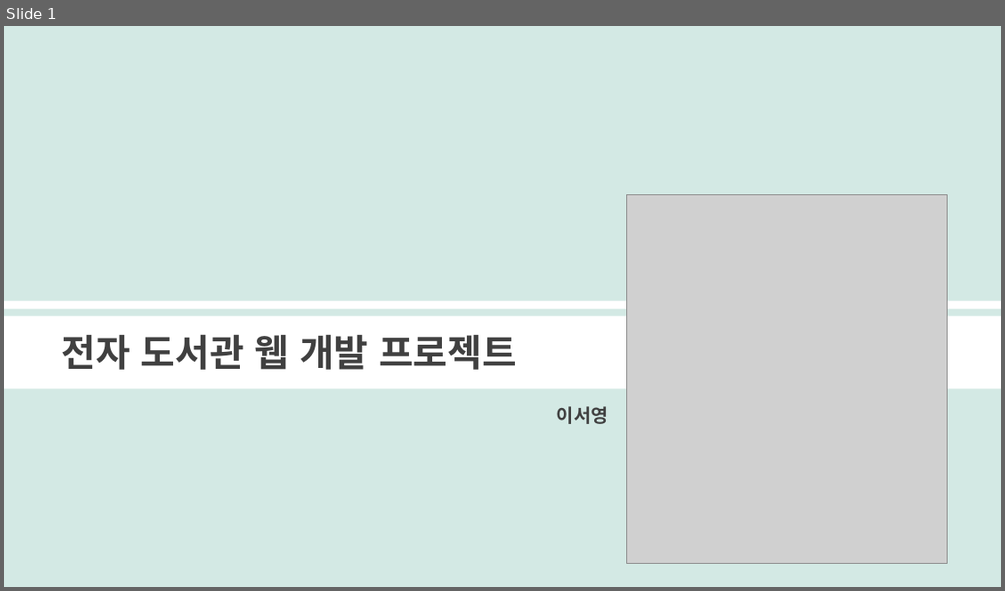
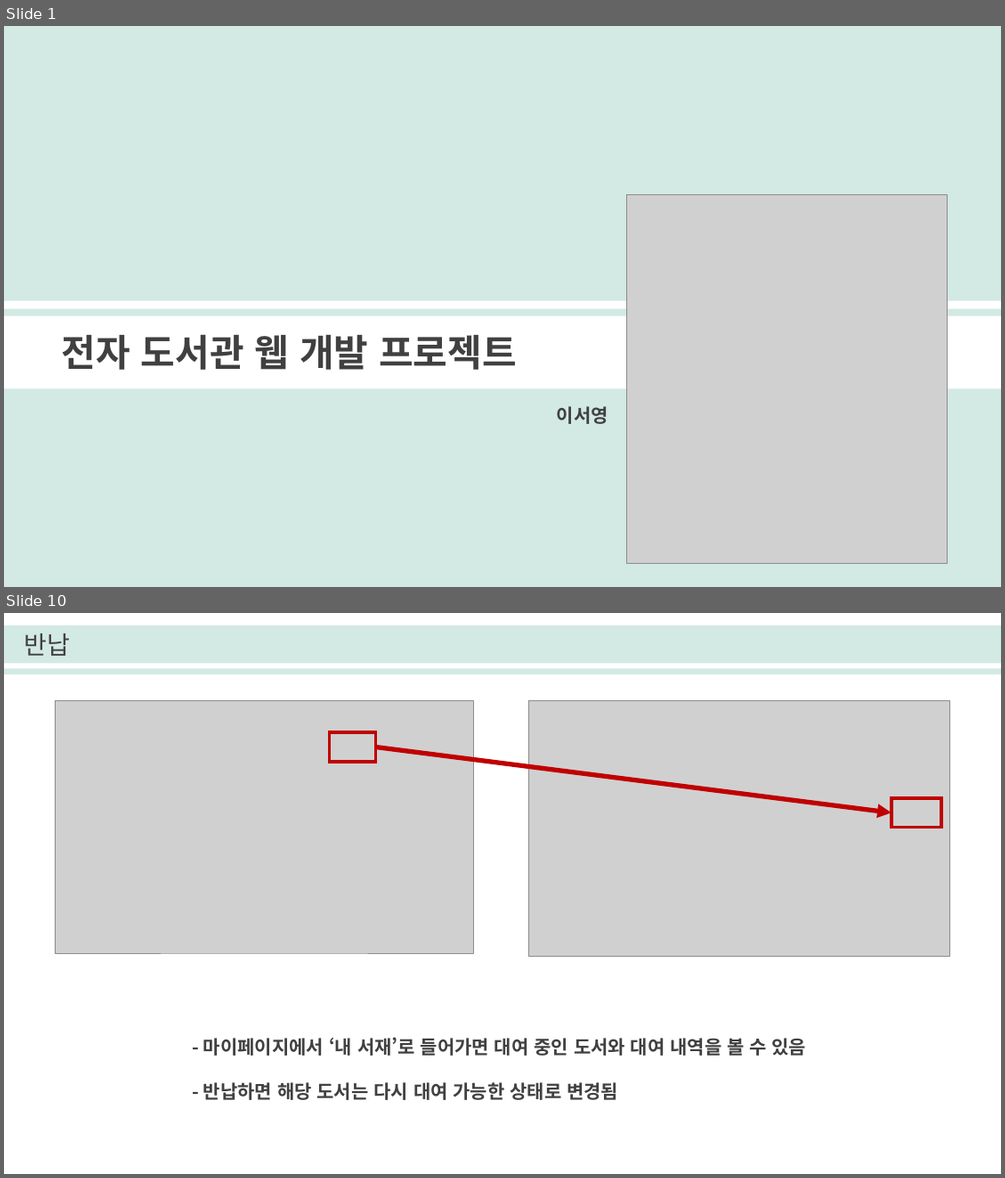
Before and after one commit to seoyounglee0105/Library_Web_Project, a slide deck: 이서영_전자도서관프로젝트.pptx. Shown one above the other, each under a label of ours: slide 1 before the commit, slides 1 and 10 after it; the slides between them are not shown. The pictures are 1005x591 and 1005x1178 pixels, drawn with LibreOffice and Linux fonts; fonts in the diff are those of the drawing; grey boxes stand for pictures. Boxes give left, top, right and bottom in pixels: in the first picture for what was removed or moved away, otherwise in the second. Text is boxed around its words. In the diff, an @@ line names an element or a change of style, - is before the commit and + after.

```diff
--- a/이서영_전자도서관프로젝트.pptx
+++ b/이서영_전자도서관프로젝트.pptx
@@ slide 10 added at (x1=4, y1=613, x2=1001, y2=1174), background #FFFFFF @@
@@ rectangle added at (x1=4, y1=625, x2=1001, y2=674), fill #D3E9E4 @@
@@ text added at (x1=24, y1=633, x2=70, y2=656), 24 pt, text #404040 @@
+반납
@@ rectangle added at (x1=4, y1=663, x2=1001, y2=668), fill #FFFFFF @@
@@ picture added at (x1=55, y1=700, x2=474, y2=952) @@
@@ picture added at (x1=529, y1=700, x2=951, y2=956) @@
@@ rectangle added at (x1=329, y1=732, x2=376, y2=762), outline #C00000 3 pt @@
@@ arrow added from (376, 747) to (891, 812), #C00000 4.5 pt @@
@@ rectangle added at (x1=891, y1=798, x2=942, y2=827), outline #C00000 3 pt @@
@@ text added at (x1=203, y1=1035, x2=807, y2=1100), 18 pt, text #404040, bold @@
+- 마이페이지에서 ‘내 서재’로 들어가면 대여 중인 도서와 대여 내역을 볼 수 있음
+- 반납하면 해당 도서는 다시 대여 가능한 상태로 변경됨
```
Also in this commit, not shown: 5 slides changed, 8 other slides added, 3 slides removed, 10 other files.
